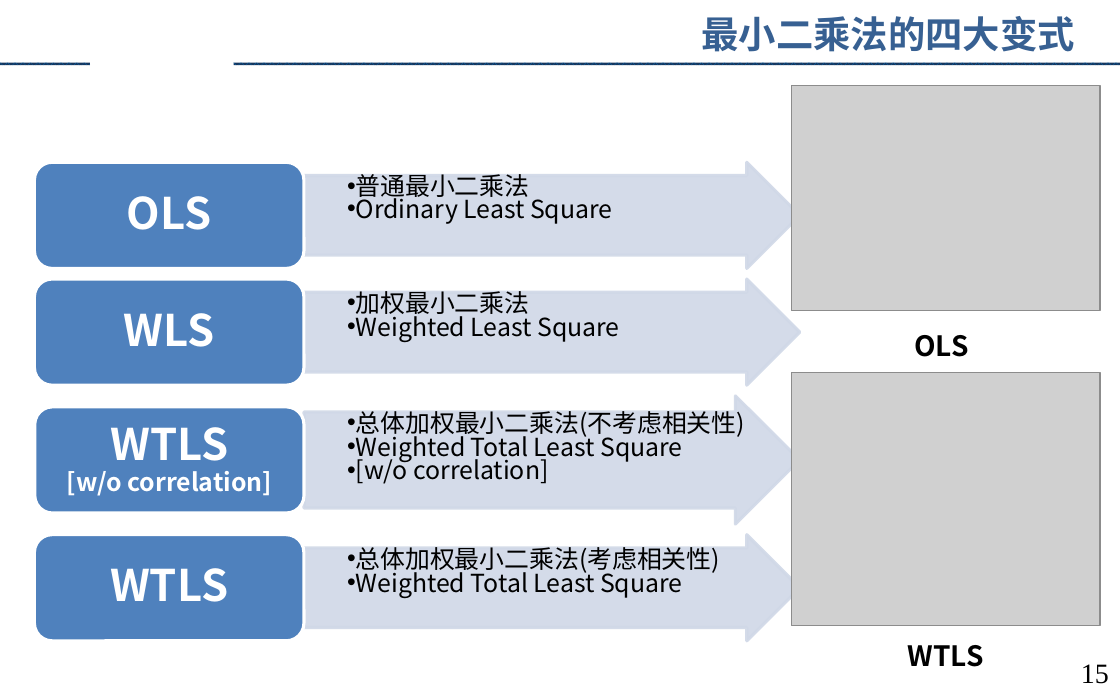
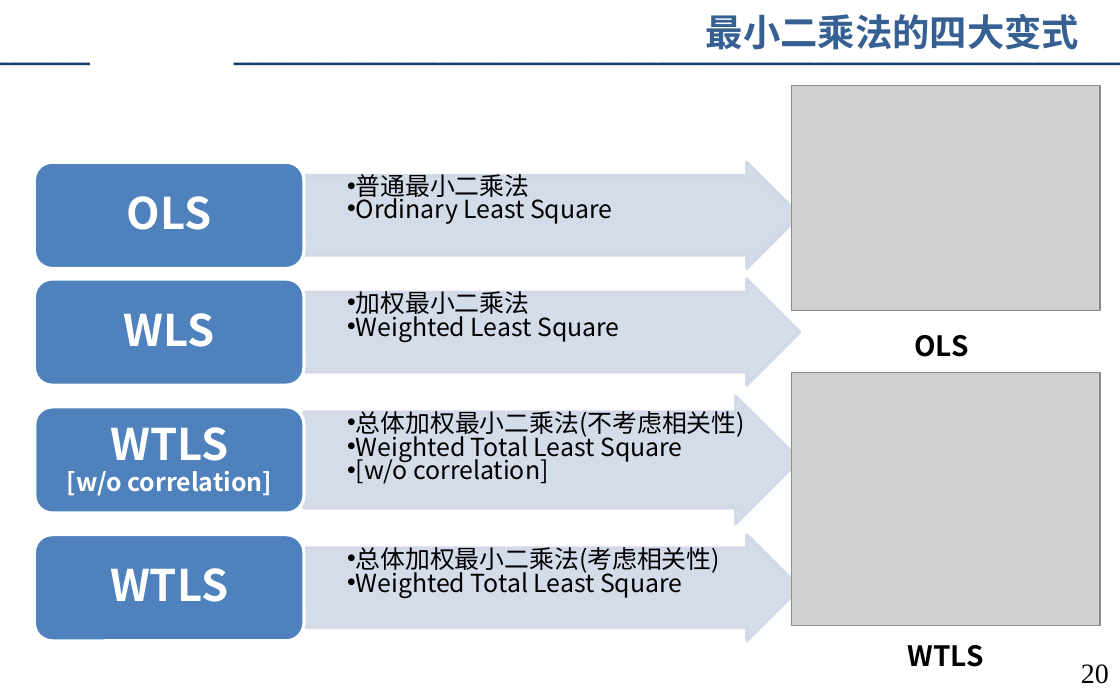
Before and after one commit to augusto-13/ErrorTheory_discussion_ppt, a slide deck: slide 20 of 2023-4-9.pptx (slide 15 before the commit). Drawn at 1120x700 pixels with LibreOffice and Linux fonts; fonts in the diff are those of the drawing; grey boxes stand for pictures; background and template pictures are left out. Boxes give left, top, right and bottom in pixels: in the first picture for what was removed or moved away, otherwise in the second. Text is boxed around its words. In the diff, an @@ line names an element or a change of style, - is before the commit and + after.

```diff
--- a/2023-4-9.pptx
+++ b/2023-4-9.pptx
@@ rectangle "最小二乘法的四大变式" resized from (x1=701, y1=16, x2=1074, y2=52) to (x1=576, y1=3, x2=1090, y2=49) @@
@@ page number at (x1=1081, y1=664, x2=1109, y2=684): text changed @@
-15
+20
```
Also in this commit, not shown: 3 other slides changed, 5 slides added.
